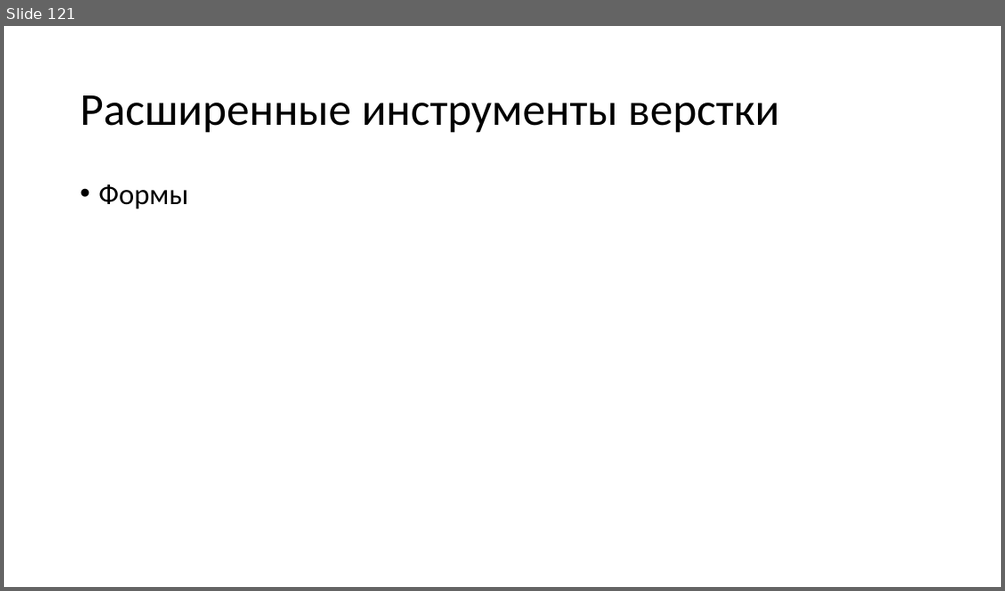
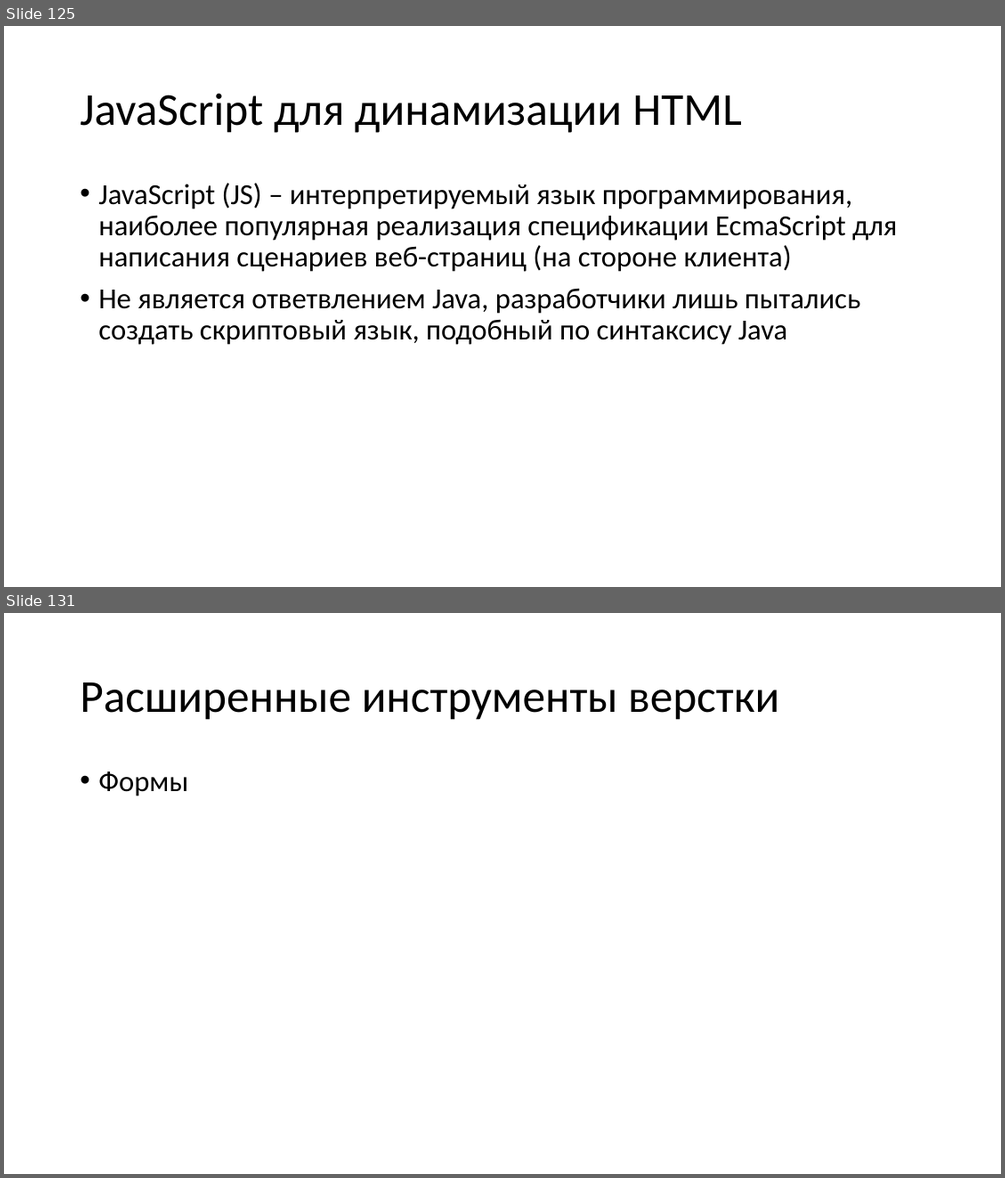
Before and after one commit to heymynameis/web-development, a slide deck: Лекции web.pptx. Shown one above the other, each under a label of ours: slide 121 before the commit, slides 125 and 131 after it; the slides between them are not shown. The pictures are 1005x591 and 1005x1178 pixels, drawn with LibreOffice and Linux fonts; fonts in the diff are those of the drawing. Boxes give left, top, right and bottom in pixels: in the first picture for what was removed or moved away, otherwise in the second. Text is boxed around its words. In the diff, an @@ line names an element or a change of style, - is before the commit and + after.

```diff
--- a/Лекции web.pptx
+++ b/Лекции web.pptx
@@ slide 125 added at [4, 26, 1001, 587], background #FFFFFF @@
@@ title added at [80, 93, 741, 133], 44 pt, text #000000 @@
+JavaScript для динамизации HTML
@@ text added at [98, 183, 897, 345], 28 pt, text #000000 @@
+• JavaScript (JS) – интерпретируемый язык программирования, наиболее популярная реализация спецификации EcmaScript для написания сценариев веб-страниц (на стороне клиента)
+• Не является ответвлением Java, разработчики лишь пытались создать скриптовый язык, подобный по синтаксису Java
@@ what was slide 121 is now slide 131 @@
```
Also in this commit, not shown: 9 other slides added, 1 other file.
